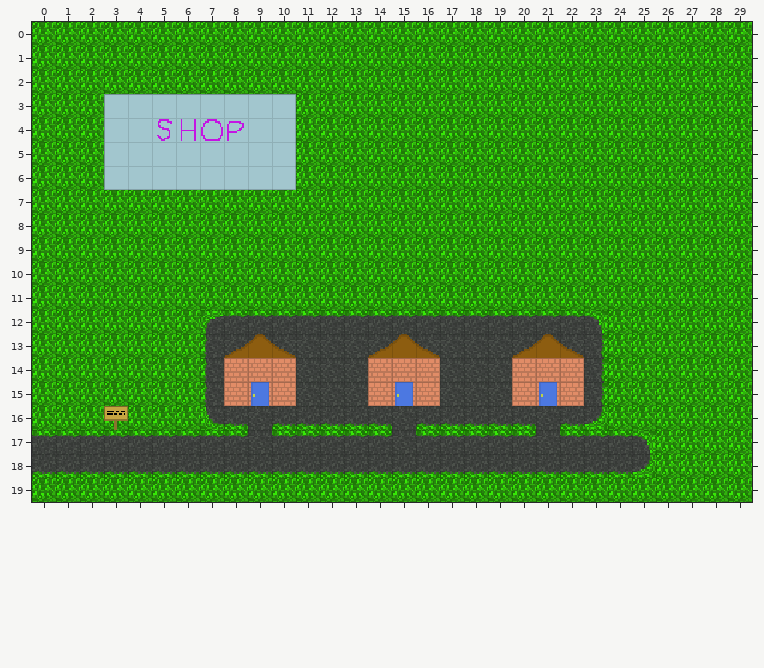
Two versions of a level (Tiled map, core/assets/maps/TownTown.tmx). The first picture shows the starting point.
Cells are 16x16 px. Shown: x 0..29, y 0..19.
And afterwards:
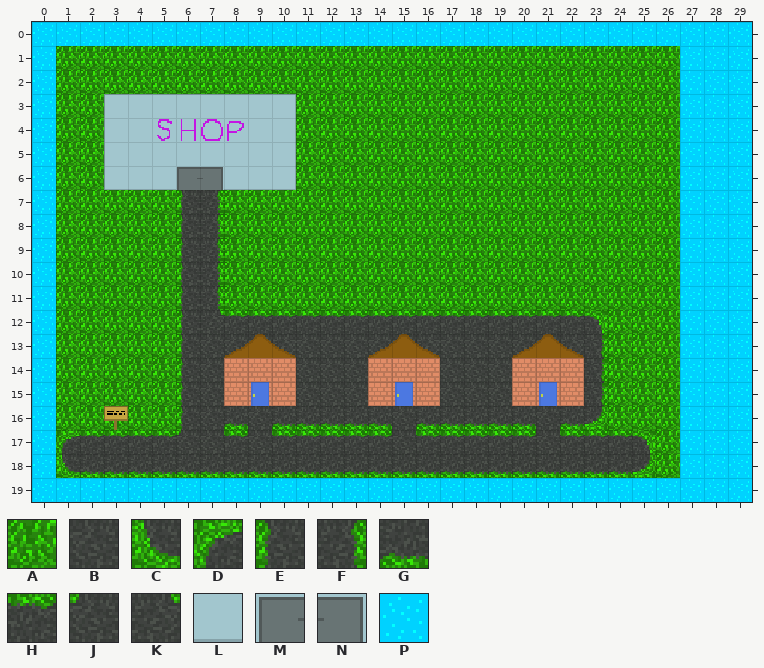
Key: from "tileset": A 0, B 1, C 2, D 2 turned 90, E 3, F 3 flipped left-right, G 3 turned 270, H 3 turned 90, J 5, K 5 flipped left-right, L 11, M 17, N 17 flipped left-right, P 18.
_ is an empty cell.
The edit:
{"where": "layer \"Tile Layer 1\""}
{"y":0,"x":0,"old":"AAAAAAAAAAAAAAAAAAAAAAAAAAAAAA","new":"PPPPPPPPPPPPPPPPPPPPPPPPPPPPPP"}
{"y":1,"x":0,"old":"A","new":"P"}
{"y":1,"x":27,"old":"AAA","new":"PPP"}
{"y":2,"x":0,"old":"A","new":"P"}
{"y":2,"x":27,"old":"AAA","new":"PPP"}
{"y":3,"x":0,"old":"A","new":"P"}
{"y":3,"x":27,"old":"AAA","new":"PPP"}
{"y":4,"x":0,"old":"A","new":"P"}
{"y":4,"x":27,"old":"AAA","new":"PPP"}
{"y":5,"x":0,"old":"A","new":"P"}
{"y":5,"x":27,"old":"AAA","new":"PPP"}
{"y":6,"x":0,"old":"A","new":"P"}
{"y":6,"x":6,"old":"LL","new":"MN"}
{"y":6,"x":27,"old":"AAA","new":"PPP"}
{"y":7,"x":0,"old":"A","new":"P"}
{"y":7,"x":6,"old":"AA","new":"EF"}
{"y":7,"x":27,"old":"AAA","new":"PPP"}
{"y":8,"x":0,"old":"A","new":"P"}
{"y":8,"x":6,"old":"AA","new":"EF"}
{"y":8,"x":27,"old":"AAA","new":"PPP"}
{"y":9,"x":0,"old":"A","new":"P"}
{"y":9,"x":6,"old":"AA","new":"EF"}
{"y":9,"x":27,"old":"AAA","new":"PPP"}
{"y":10,"x":0,"old":"A","new":"P"}
{"y":10,"x":6,"old":"AA","new":"EF"}
{"y":10,"x":27,"old":"AAA","new":"PPP"}
{"y":11,"x":0,"old":"A","new":"P"}
{"y":11,"x":6,"old":"AA","new":"EF"}
{"y":11,"x":27,"old":"AAA","new":"PPP"}
{"y":12,"x":0,"old":"A","new":"P"}
{"y":12,"x":6,"old":"AD","new":"EK"}
{"y":12,"x":27,"old":"AAA","new":"PPP"}
{"y":13,"x":0,"old":"A","new":"P"}
{"y":13,"x":6,"old":"AE","new":"EB"}
{"y":13,"x":27,"old":"AAA","new":"PPP"}
{"y":14,"x":0,"old":"A","new":"P"}
{"y":14,"x":6,"old":"AE","new":"EB"}
{"y":14,"x":27,"old":"AAA","new":"PPP"}
{"y":15,"x":0,"old":"A","new":"P"}
{"y":15,"x":6,"old":"AE","new":"EB"}
{"y":15,"x":27,"old":"AAA","new":"PPP"}
{"y":16,"x":0,"old":"A","new":"P"}
{"y":16,"x":6,"old":"AC","new":"EB"}
{"y":16,"x":27,"old":"AAA","new":"PPP"}
{"y":17,"x":0,"old":"HH","new":"PD"}
{"y":17,"x":6,"old":"HH","new":"JB"}
{"y":17,"x":27,"old":"AAA","new":"PPP"}
{"y":18,"x":0,"old":"GG","new":"PC"}
{"y":18,"x":27,"old":"AAA","new":"PPP"}
{"y":19,"x":0,"old":"AAAAAAAAAAAAAAAAAAAAAAAAAAAAAA","new":"PPPPPPPPPPPPPPPPPPPPPPPPPPPPPP"}
{"label":"changed","picture_box":[32,22,752,502]}
